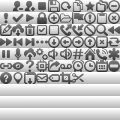
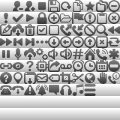
Layers edited between the first and the second w=120, h=120 image:
painted on "Icons" over [0, 48, 120, 96]
